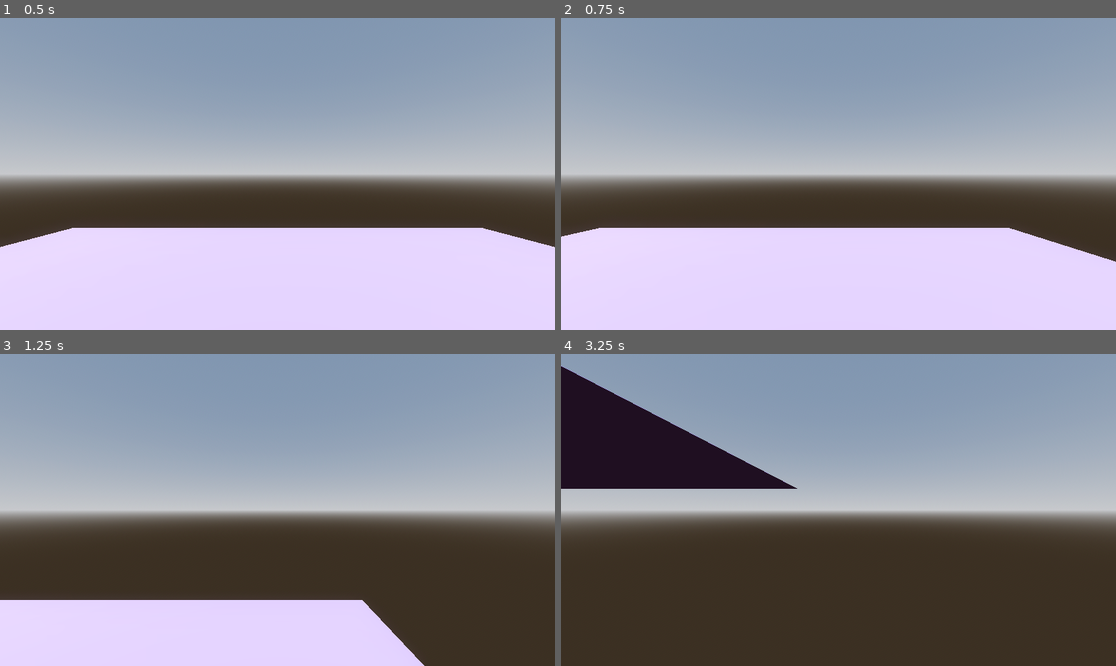
Above: before the commit, frames 1-4 (two rows, left to right).
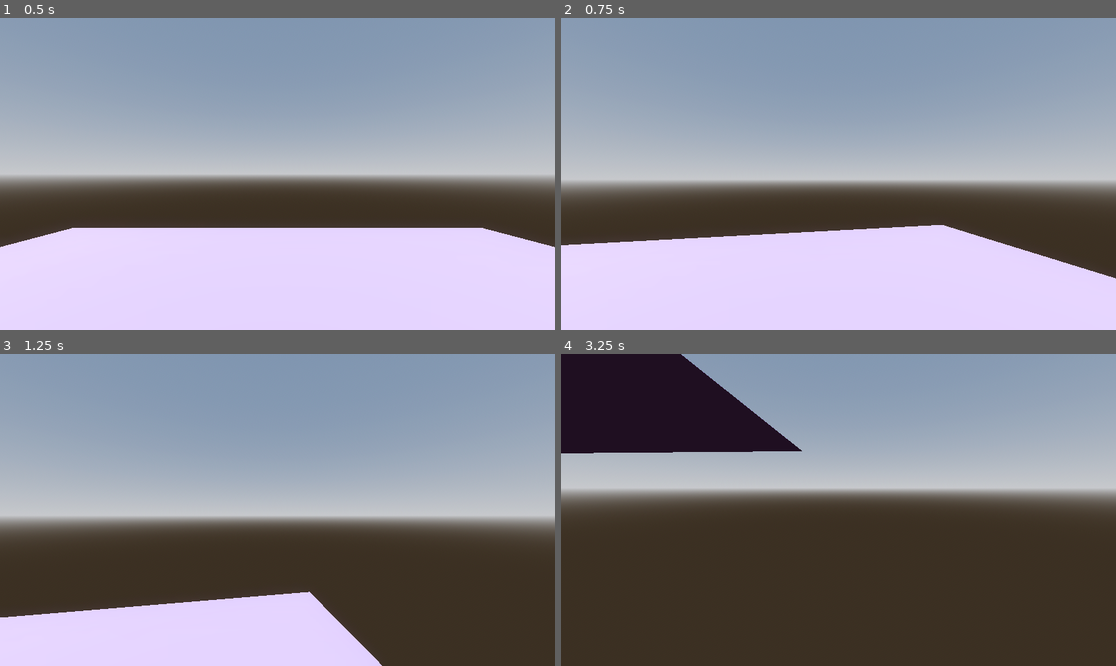
Above: after the commit, the same moments.

Repository: Tayacan/GameOff2023
Game: Godot game, scene res://scenes/playground.tscn
The game is run twice, just before and just after one commit, with the same random seed, the same clock (stepped at 60 frames per second) and the same inputs. Before the commit the project has no main scene; this scene is started directly in both runs.
Inputs (mouse positions are in pixels of both pictures, inside the frame that each line leads up to):
- Up to frame 1 (0.5 s): no input
- Up to frame 2 (0.75 s): tap Enter at 0.5 s; move the mouse to (960, 158) at 0.52 s; hold D (move_right) from 0.53 s (still down); click (960, 158) at 0.67 s
- Up to frame 3 (1.25 s): keep holding D (move_right); tap Space (jump) at 0.77 s
- Up to frame 4 (3.25 s): move the mouse to (727, 525) at 1.27 s; release D (move_right) at 1.28 s; hold S (move_back) 1.28-2.03 s; click (727, 525) at 1.42 s; tap Space (jump) at 1.52, 3.02 s; move the mouse to (894, 441) at 2.02 s; hold D (move_right) 2.03-2.78 s; click (894, 441) at 2.17 s; move the mouse to (810, 572) at 2.77 s; hold W (move_forward) from 2.78 s (still down); click (810, 572) at 2.92 s

Frame 1 is identical in both runs. In frame 2, 7.6% of the frame differs, in the area x 0-100%, y 50-84%; in frame 3, 7.7%; in frame 4, 22%, in the area x 0-100%, y 0-57%.

Commit message:
Camera rotation

Diff:
--- a/player/PlayerController.gd
+++ b/player/PlayerController.gd
@@ -1,14 +1,35 @@
 extends CharacterBody3D
 
+@onready var head = $Head
+@onready var camera = $Head/Camera3D
 
 const SPEED = 5.0
 const JUMP_VELOCITY = 4.5
 
+@export var mouse_sensitivity = 0.05
+var mouse_move : Vector2 = Vector2(0, 0)
+
 # Get the gravity from the project settings to be synced with RigidBody nodes.
 var gravity = ProjectSettings.get_setting("physics/3d/default_gravity")
 
+func _ready():
+	Input.mouse_mode = Input.MOUSE_MODE_CAPTURED
+
+func _unhandled_input(event):
+	if event is InputEventMouseButton:
+		Input.mouse_mode = Input.MOUSE_MODE_CAPTURED
+	elif event is InputEventMouseMotion:
+		mouse_move = event.relative
 
 func _physics_process(delta):
+	# Mouse mode
+	if Input.is_action_just_pressed("ui_cancel"):
+		Input.mouse_mode = Input.MOUSE_MODE_VISIBLE
+
+	camera_rotation(mouse_move, delta)
+	mouse_move.x = 0
+	mouse_move.y = 0
+
 	# Add the gravity.
 	if not is_on_floor():
 		velocity.y -= gravity * delta
@@ -18,9 +39,18 @@
 		velocity.y = JUMP_VELOCITY
 
 	var input_dir = Input.get_vector("move_left", "move_right", "move_forward", "move_back")
-	var direction = (transform.basis * Vector3(input_dir.x, 0, input_dir.y)).normalized()
+	var direction = (head.transform.basis * Vector3(input_dir.x, 0, input_dir.y)).normalized()
 
 	velocity.x = direction.x * SPEED
 	velocity.z = direction.z * SPEED
 
 	move_and_slide()
+
+func camera_rotation(mouse_move: Vector2, delta: float):
+	head.rotate_y(-mouse_move.x * mouse_sensitivity * delta)
+	camera.rotate_x(-mouse_move.y * mouse_sensitivity * delta)
+	camera.rotation.x = clamp(
+		camera.rotation.x,
+		-1,
+		1
+	)
--- a/project.godot
+++ b/project.godot
@@ -11,6 +11,7 @@
 [application]
 
 config/name="GameOff2023"
+run/main_scene="res://scenes/playground.tscn"
 config/features=PackedStringArray("4.1", "Forward Plus")
 config/icon="res://icon.svg"
 
